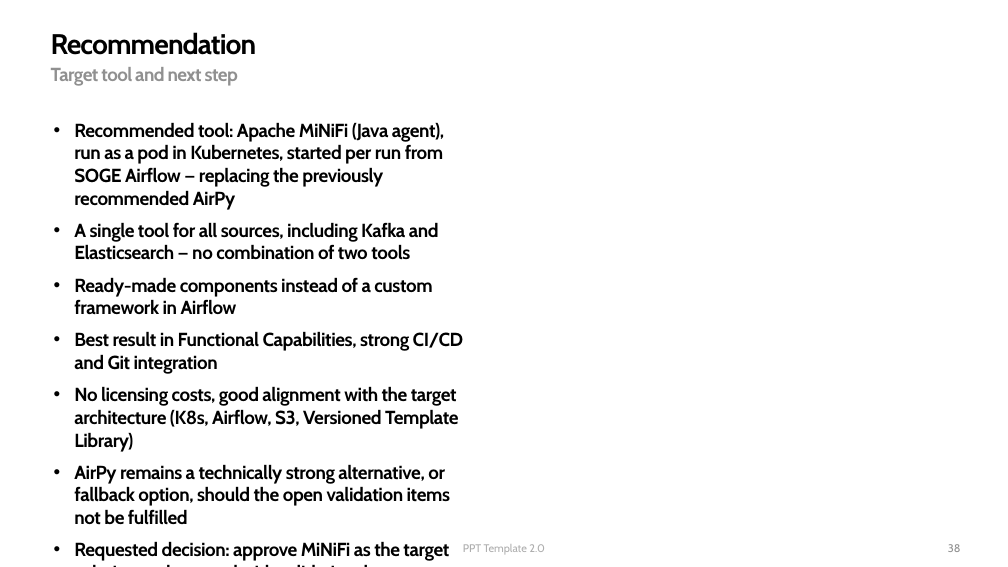
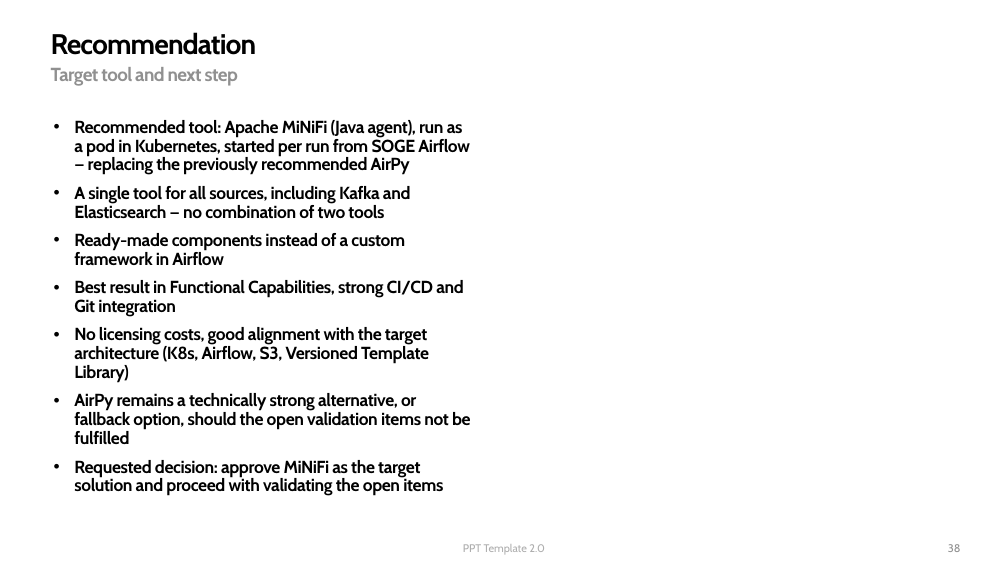
Before and after one commit to captjerzi-pixel/kb_jer, a slide deck: slide 38 of MiNiFi_pilot.pptx. Drawn at 1008x567 pixels with LibreOffice and Linux fonts; fonts in the diff are those of the drawing; background and template pictures are left out. Boxes give left, top, right and bottom in pixels: in the first picture for what was removed or moved away, otherwise in the second. Text is boxed around its words. In the diff, an @@ line names an element or a change of style, - is before the commit and + after.

```diff
--- a/MiNiFi_pilot.pptx
+++ b/MiNiFi_pilot.pptx
@@ text "Recommended tool: Apache MiNiFi (Java ..." at [74, 120, 471, 496]: size 18 to 16.6 pt; line spacing 1 to 0.9 @@
```
Also in this commit, not shown: 5 other slides changed, 4 other files.
